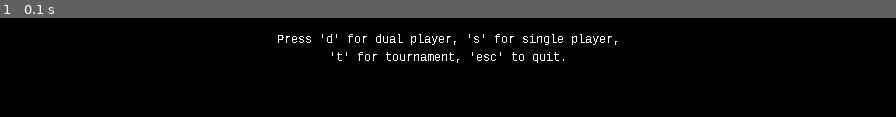
Above: before the commit, frame 1.
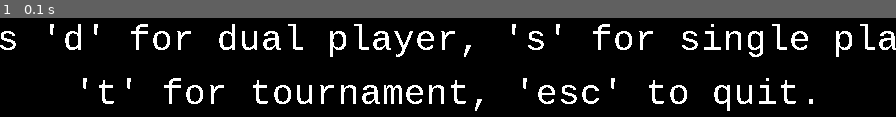
Above: after the commit, the same moment.

Repository: TheCodeChangers/rookie-kit-2016-team3
Game: pygame game, started from client_pygame/main.py
Same seed, same stepped clock (60 frames per second), same inputs: the game is played once before the commit and once after it. The source is Python 2; it was converted automatically to run under Python 3.
Inputs:
- Up to frame 1 (0.1 s): no input

The runs differ from the first frame. In frame 1, 9.3% of the frame differs, in the area x 0-100%, y 6-94%.

Commit message:
Change default font size for hi-rez screens

Diff:
--- a/client_pygame/display/display.py
+++ b/client_pygame/display/display.py
@@ -89,7 +89,7 @@
         # There are other fonts available, but they are not
         # the same on every computer.  You can read more about
         # fonts at http://www.pygame.org/docs/ref/font.html
-        self.font_size = 12
+        self.font_size = 36
         self.font = pygame.font.SysFont("Courier New",self.font_size)
 
         # Colors are specified as a triple of integers from 0 to 255.
